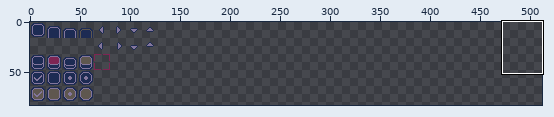
Pixel-art file -- src/assets/art/ui.aseprite. Above: a wide view before the commit, with the close-up outlined.
Close-up. Before the edit:
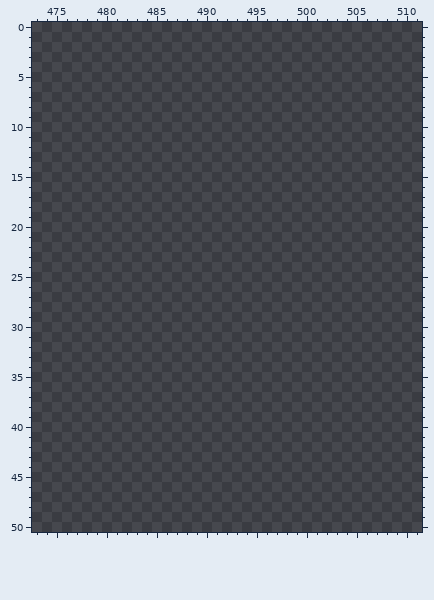
512x512 pixels, 1 frame. Shown: x 473..511, y 0..50. The wide view leaves out empty margins.
Palette (. is transparent): 
New version:
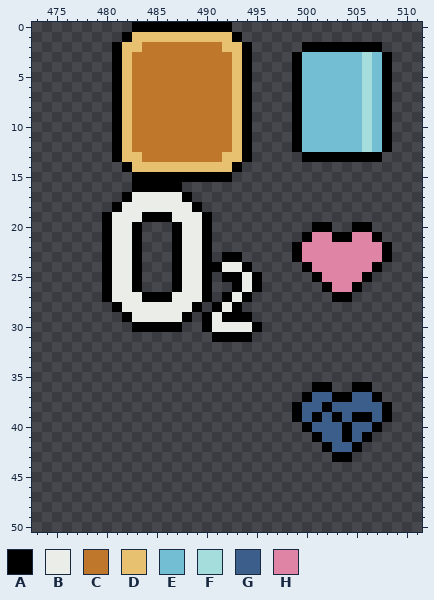
Colours new in this view: A #000000  B #ebede9  C #be772b  D #e8c170  E #73bed3  F #a4dddb  G #3c5e8b  H #df84a5
Edits made:
y 0: x 483..492 .......... -> AAAAAAAAAA
y 1: x 482..493 ............ -> ADDDDDDDDDDA
y 2: x 481..494 .............. -> ADDCCCCCCCCDDA; x 500..507 ........ -> AAAAAAAA
y 3..12: x 481..494 .............. -> ADCCCCCCCCCCDA; x 499..508 .......... -> AEEEEEEFEA
y 13: x 481..494 .............. -> ADDCCCCCCCCDDA; x 500..507 ........ -> AAAAAAAA
y 14: x 482..493 ............ -> ADDDDDDDDDDA
y 15: x 483..492 .......... -> AAAAAAAAAA
y 16: x 483..487 ..... -> AAAAA
y 17: x 482..488 ....... -> ABBBBBA
y 18: x 481..489 ......... -> ABBBBBBBA
y 19: x 480..490 ........... -> ABBBAAABBBA
y 20: x 480..483 .... -> ABBA; x 487..490 .... -> ABBA; x 501..502 .. -> AA; x 505..506 .. -> AA
y 21: x 480..483 .... -> ABBA; x 487..490 .... -> ABBA; x 500..507 ........ -> AHHAAHHA
y 22: x 480..483 .... -> ABBA; x 487..490 .... -> ABBA; x 499..508 .......... -> AHHHHHHHHA
y 23: x 480..483 .... -> ABBA; x 487..490 .... -> ABBA; x 492..493 .. -> AA; x 499..508 .......... -> AHHHHHHHHA
y 24: x 480..483 .... -> ABBA; x 487..494 ........ -> ABBAABBA; x 500..507 ........ -> AHHHHHHA
y 25: x 480..483 .... -> ABBA; x 487..490 .... -> ABBA; x 492..495 .... -> AABA; x 501..506 ...... -> AHHHHA
y 26: x 480..483 .... -> ABBA; x 487..490 .... -> ABBA; x 493..495 ... -> ABA; x 502..505 .... -> AHHA
y 27: x 480..490 ........... -> ABBBAAABBBA; x 492..494 ... -> ABA; x 503..504 .. -> AA
y 28: x 481..489 ......... -> ABBBBBBBA; x 491..493 ... -> ABA
y 29: x 482..488 ....... -> ABBBBBA; x 490..494 ..... -> ABAAA
y 30: x 483..487 ..... -> AAAAA; x 490..495 ...... -> ABBBBA
y 31: x 491..494 .... -> AAAA
y 36: x 501..502 .. -> AA; x 505..506 .. -> AA
y 37: x 500..507 ........ -> AGGAAGGA
y 38: x 499..508 .......... -> AGGAGGGGGA
y 39: x 499..508 .......... -> AGAGAGAAGA
y 40: x 500..507 ........ -> AGGGAGGA
y 41: x 501..506 ...... -> AGGAGA
y 42: x 502..505 .... -> AGGA
y 43: x 503..504 .. -> AA
Changed places in both close-ups, as pixel boxes (x1, y1, x2, y2):
added: (102, 22, 392, 342)
added: (292, 382, 392, 462)
